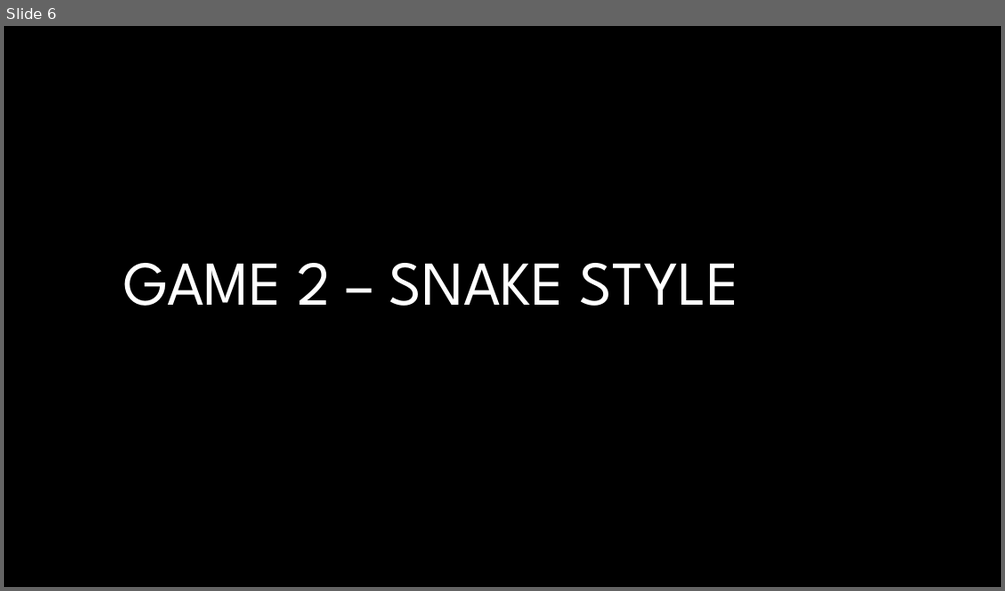
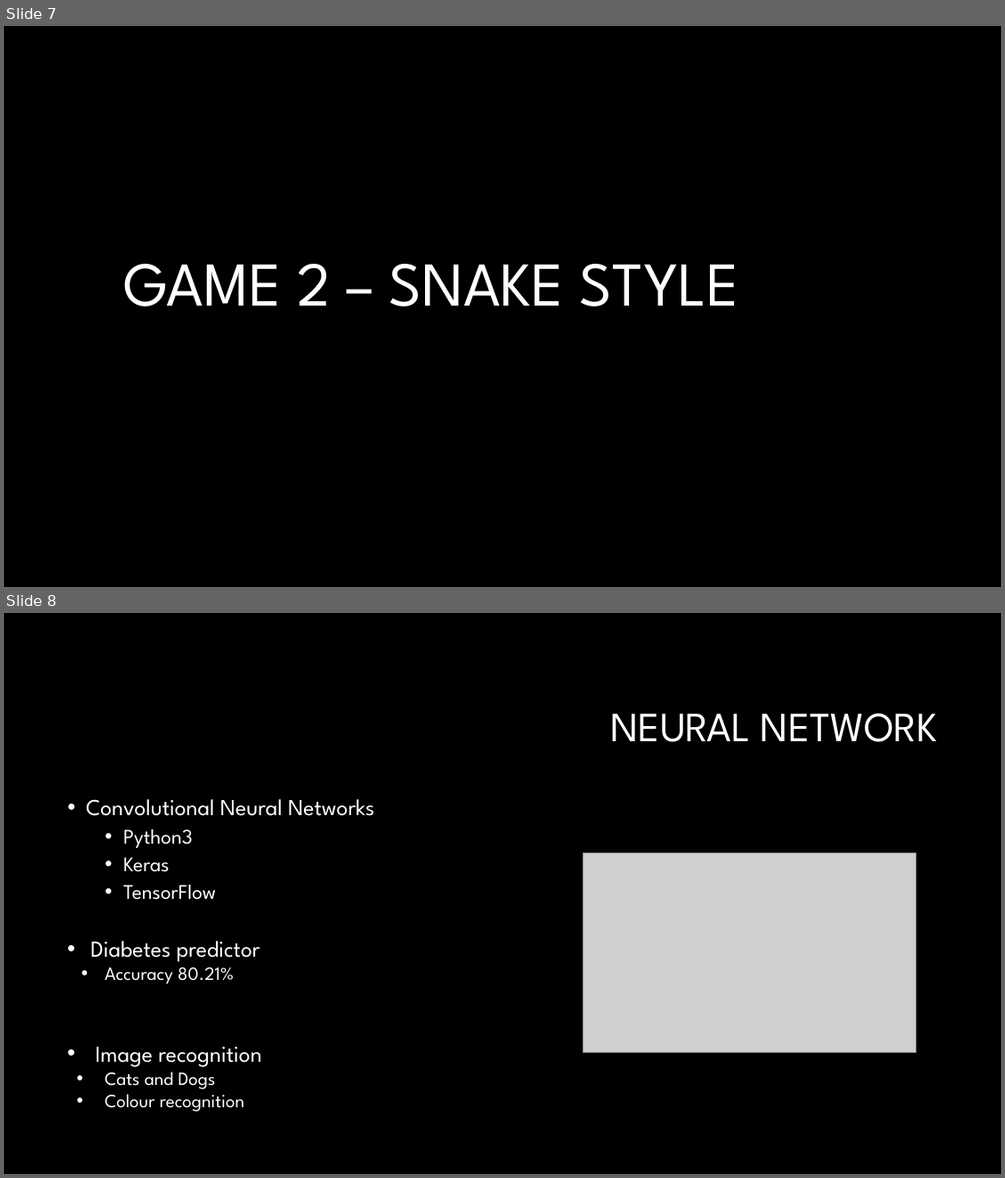
Before and after one commit to Craft-Prospect/Super-FLI, a slide deck: CustomerFiles/Demo_Docs/demo1.pptx. Shown one above the other, each under a label of ours: slide 6 before the commit, slides 7 and 8 after it. The pictures are 1005x591 and 1005x1178 pixels, drawn with LibreOffice and Linux fonts; fonts in the diff are those of the drawing; grey boxes stand for pictures; background and template pictures are left out. Boxes give left, top, right and bottom in pixels: in the first picture for what was removed or moved away, otherwise in the second. Text is boxed around its words. In the diff, an @@ line names an element or a change of style, - is before the commit and + after.

```diff
--- a/CustomerFiles/Demo_Docs/demo1.pptx
+++ b/CustomerFiles/Demo_Docs/demo1.pptx
@@ slide 8 added at (4, 613, 1001, 1174), background #000000 @@
@@ text added at (610, 713, 938, 742), 40 pt, text #FFFFFF @@
+NEURAL NETWORK
@@ text added at (86, 799, 374, 900), 22 pt, text #FFFFFF @@
+• Convolutional Neural Networks
+  • Python3
+  • Keras
+  • TensorFlow
@@ picture added at (583, 853, 916, 1052) @@
@@ text added at (90, 941, 260, 984), 22 pt, text #FFFFFF @@
+• Diabetes predictor
+  • Accuracy 80.21%
@@ text added at (96, 1046, 261, 1111), 18 pt, text #FFFFFF @@
+• Image recognition
+  • Cats and Dogs
+  • Colour recognition
@@ what was slide 6 is now slide 7 @@
```
Also in this commit, not shown: 2 slides changed, 2 other slides added, 3 slides removed.
